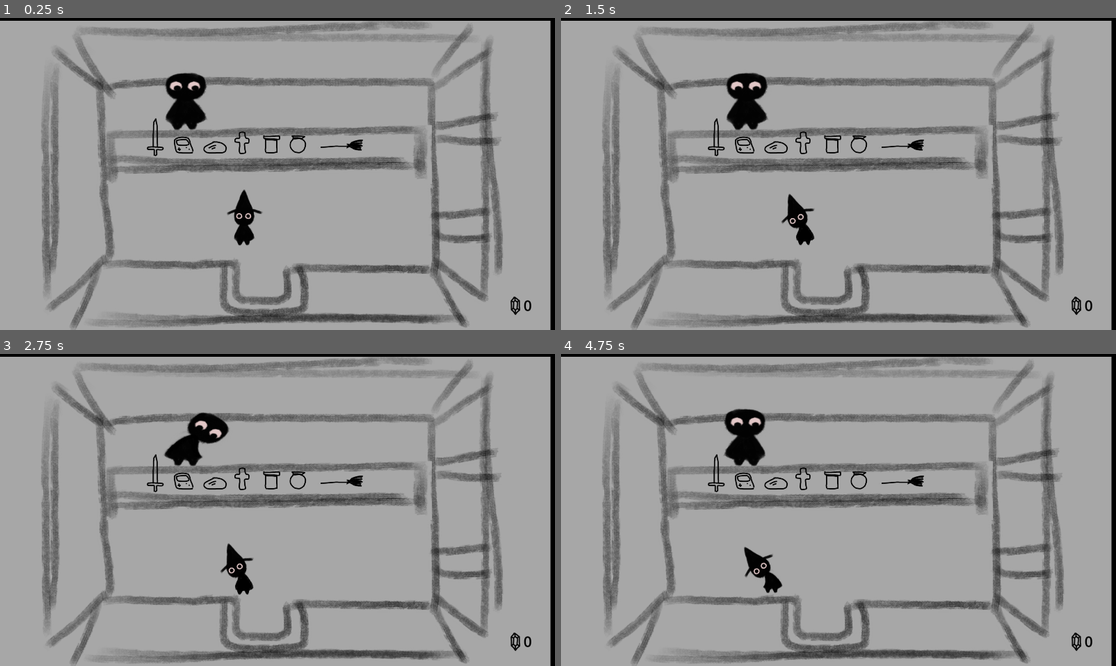
Above: before the commit, frames 1-4 (two rows, left to right).
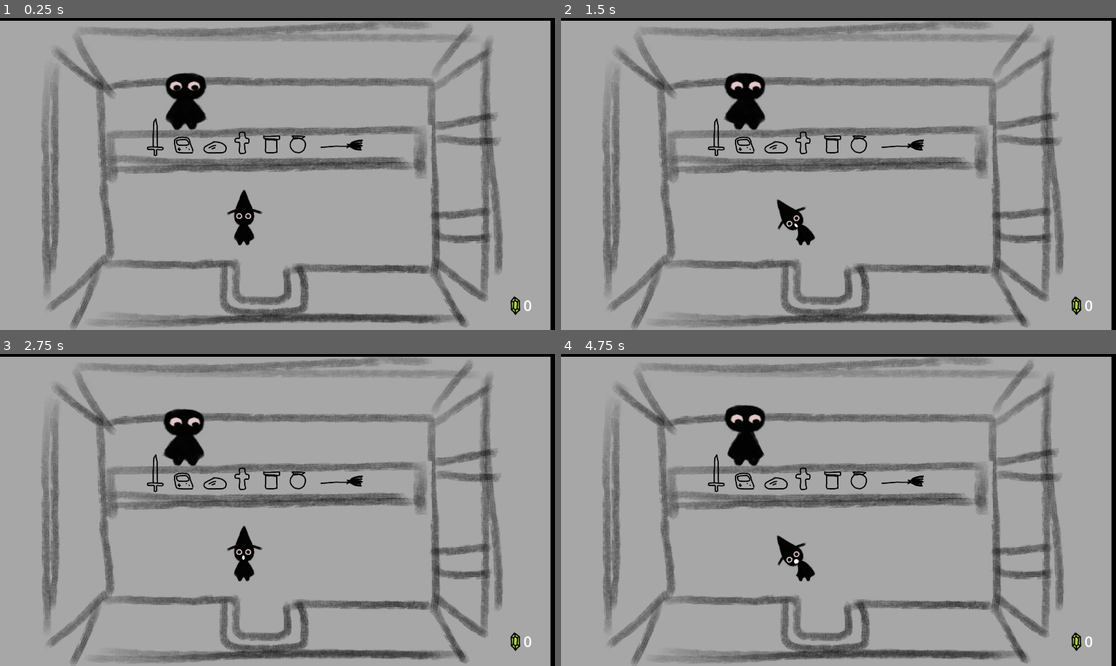
Above: after the commit, the same moments.

Repository: 9908/Emoting
Game: Godot game, scene res://scenes/level.tscn
The game is run twice, just before and just after one commit, with the same random seed, the same clock (stepped at 60 frames per second) and the same inputs. This scene is started directly instead of the project's main scene.
Inputs:
- Up to frame 1 (0.25 s): no input
- Up to frame 2 (1.5 s): tap Enter (ui_accept) at 0.5, 0.77, 1.07, 1.25 s; hold Right (ui_right) 0.53-1.28 s; hold Q (speak) 0.53-1.28 s; tap Z (bow, bound only after the commit) at 0.8, 1.35 s; hold Down (ui_down) from 1.28 s (still down)
- Up to frame 3 (2.75 s): tap Enter (ui_accept) at 1.52, 1.55, 1.82 s; release Down (ui_down) at 2.03 s; hold Right (ui_right) from 2.03 s (still down); hold Enter (ui_accept) from 2.03 s (still down); tap Q (speak) at 2.3 s
- Up to frame 4 (4.75 s): release Right (ui_right) at 2.78 s; release Enter (ui_accept) at 2.78 s; hold Up (ui_up) 2.78-3.53 s; tap Q (speak) at 2.85, 4.35 s; tap Enter (ui_accept) at 3.02, 3.32, 3.77, 3.8, 4.07, 4.52 s; tap Z (bow, bound only after the commit) at 3.05 s; hold Z (bow, bound only after the commit) 3.53-4.28 s; hold Left (ui_left) from 3.53 s (still down)

The runs differ from the first frame. In frame 1, less than 0.1% of the frame differs, in the area x 31-96%, y 21-95%; in frame 2, 0.6%; in frame 3, 1.7%, in the area x 29-96%, y 17-95%; in frame 4, 1.4%.
Error before the commit: Invalid call. Nonexistent function 'add_child' in base 'Nil'. (res://scenes/characters/speak.gd:65)
Error after the commit: Invalid access to property or key 'won_game' on a base object of type 'Nil'. (res://scenes/characters/anger_level.gd:12)

Commit message:
Improve clarity of feedback, simplify gameplay

Diff:
--- a/project.godot
+++ b/project.godot
@@ -39,5 +39,12 @@
 speak={
 "deadzone": 0.2,
 "events": [Object(InputEventKey,"resource_local_to_scene":false,"resource_name":"","device":-1,"window_id":0,"alt_press …(191 unchanged characters)…
+, Object(InputEventKey,"resource_local_to_scene":false,"resource_name":"","device":-1,"window_id":0,"alt_pressed":false,"shift_pressed":false,"ctrl_pressed":false,"meta_pressed":false,"pressed":false,"keycode":0,"physical_keycode":65,"key_label":0,"unicode":113,"location":0,"echo":false,"script":null)
 ]
 }
+bow={
+"deadzone": 0.2,
+"events": [Object(InputEventKey,"resource_local_to_scene":false,"resource_name":"","device":-1,"window_id":0,"alt_pressed":false,"shift_pressed":false,"ctrl_pressed":false,"meta_pressed":false,"pressed":false,"keycode":0,"physical_keycode":90,"key_label":0,"unicode":119,"location":0,"echo":false,"script":null)
+, Object(InputEventKey,"resource_local_to_scene":false,"resource_name":"","device":0,"window_id":0,"alt_pressed":false,"shift_pressed":false,"ctrl_pressed":false,"meta_pressed":false,"pressed":false,"keycode":0,"physical_keycode":87,"key_label":0,"unicode":0,"location":0,"echo":false,"script":null)
+]
+}
--- a/scenes/VFX/current_money.gd
+++ b/scenes/VFX/current_money.gd
@@ -2,14 +2,20 @@
 
 @onready var flash_no_money: AnimationPlayer = $FlashNoMoney
 @onready var broom: Node2D = $"../Broom"
+@onready var area_2d: Area2D = $Area2D
+
+
+func broom_price_lowered():
+	if area_2d.overlaps_body(Globals.player):
+		_on_area_2d_body_entered(Globals.player)
 
 
 func _on_area_2d_body_entered(body: Node2D) -> void:
 	if body == Globals.player:
 		broom.show_price()
 		if broom.price == 0.0:
+			Globals.player.get_broom()
 			broom.queue_free()
-			Globals.player.get_broom()
 		else:
 			flash_no_money.play("new_animation")
 
--- a/scenes/characters/anger_level.gd
+++ b/scenes/characters/anger_level.gd
@@ -4,11 +4,13 @@
 @onready var eyes_lid: Sprite2D = $"../Assets/Eyes/EyesLid"
 
 var anger_level: float = 0.0
-var MAX_ANGER_LEVEL: float = 5.0
+var MAX_ANGER_LEVEL: float = 2.0
 var happy: bool = false
 @onready var chill_timer: Timer = $ChillTimer
 
 func add_anger_level():
+	if Globals.main.won_game:
+		return
 	anger_level += 1.0
 	Globals.flash.flash()
 	set_eye_color()
@@ -26,7 +28,7 @@
 	var modu_var = 1.0-anger_level/MAX_ANGER_LEVEL
 	eyes.modulate = Color.RED.lightened(modu_var)
 	eyes.frame = anger_level
-	chill_timer.start(4.5)
+	#chill_timer.start(4.5)
 
 	if anger_level == MAX_ANGER_LEVEL - 1:
 		owner.animation_director.set_about_to_rage(true)
@@ -36,6 +38,7 @@
 
 func set_happy(new_val: bool):
 	if new_val:
+		lower_anger_level()
 		if happy:
 			eyes.frame = 1
 			eyes_lid.hide()
@@ -51,7 +54,7 @@
 		eyes.animation = "default"
 		eyes_lid.show()
 		eyes.position.y = 0
-
+		set_eye_color()
 
 func rage():
 	Globals.main.game_over()
--- a/scenes/characters/character.gd
+++ b/scenes/characters/character.gd
@@ -6,6 +6,7 @@
 @onready var speak: Node2D = $Speak
 @onready var animation_director: Node2D = $AnimationDirector
 @onready var detect_nearby: Area2D = $DetectNearby
+@onready var eyes: AnimatedSprite2D = $Assets/Eyes/Eyes
 
 @export var speed: float = 400.0
 var bump_velocity: Vector2 = Vector2.ZERO
@@ -18,6 +19,8 @@
 
 var target_pos = null
 
+var can_greet_player: bool = false
+var greeting_player: bool = false
 
 func walk_to(new_pos: Node2D):
 	if global_position.distance_squared_to(new_pos.global_position) < 50.0:
--- a/scenes/characters/character_animation_director.gd
+++ b/scenes/characters/character_animation_director.gd
@@ -3,6 +3,7 @@
 @onready var animation_player: AnimationPlayer = $AnimationPlayer
 @onready var assets: Node2D = $"../Assets"
 @onready var mouth: AnimatedSprite2D = $"../Assets/Eyes/Mouth"
+@onready var eyes: AnimatedSprite2D = $"../Assets/Eyes/Eyes"
 
 @onready var vibrate: AnimationPlayer = $Vibrate
 
--- a/scenes/characters/customer.gd
+++ b/scenes/characters/customer.gd
@@ -1,7 +1,5 @@
 extends Chara
 
-var can_greet_player: bool = false
-var greeting_player: bool = false
 var cancel_walk_routine: bool = false
 @onready var debug: Sprite2D = $Debug
 var has_talked_to_shopkeeper: bool = false
--- a/scenes/characters/customer.tscn
+++ b/scenes/characters/customer.tscn
@@ -48,9 +48,9 @@
 }]
 
 [sub_resource type="CapsuleShape2D" id="CapsuleShape2D_6k51k"]
-height = 108.0
+height = 40.0
 
-[node name="Customer" instance=ExtResource("1_mxs21")]
+[node name="Customer" groups=["customer"] instance=ExtResource("1_mxs21")]
 collision_layer = 0
 script = ExtResource("2_1xkll")
 
@@ -71,7 +71,7 @@
 [node name="CustomerArea" type="Area2D" parent="." index="10" groups=["customer"]]
 
 [node name="CollisionShape2D" type="CollisionShape2D" parent="CustomerArea" index="0"]
-position = Vector2(0, -58)
+position = Vector2(0, -7)
 shape = SubResource("CapsuleShape2D_6k51k")
 
 [connection signal="timeout" from="AngerLevel/ChillTimer" to="AngerLevel" method="_on_chill_timer_timeout"]
--- a/scenes/characters/player.gd
+++ b/scenes/characters/player.gd
@@ -29,13 +29,11 @@
 	move_and_slide()
 
 
-	if Input.is_action_pressed("ui_accept"):
+	if Input.is_action_pressed("bow"):
 		animation_director.bow()
 
-	if Input.is_action_pressed("speak"):
-		speak.start_speak()
-	else:
-		speak.stop_speak()
+	if Input.is_action_just_pressed("speak"):
+		speak.start_speak(1.5)
 
 
 func get_broom():
@@ -47,3 +45,4 @@
 	await get_tree().create_timer(3.0).timeout
 	Globals.fade.fade(0.0, 1.0, Color.WHITE)
 	Globals.main.game_win.show()
+	Globals.main.won_game = true
--- a/scenes/characters/shop_keeper.gd
+++ b/scenes/characters/shop_keeper.gd
@@ -9,6 +9,7 @@
 	Globals.shop_keeper = self
 	Globals.player.start_speaking.connect(player_interrupted_discussion)
 	Globals.player.bumped.connect(player_interrupted_discussion)
+	can_greet_player = true
 
 
 func bumped_by(body):
@@ -18,22 +19,24 @@
 
 func _physics_process(delta):
 	super(delta)
-	if Globals.customers.get_child_count() > 0:
-		tick_timer -= delta
-		if tick_timer < 0:
-			tick_timer = randf_range(.5, 1.2)
-			var closest_customer = null
-			var closest_distance = 999999
-			for customer in Globals.customers.get_children():
-				if customer.position.y < closest_distance:
-					closest_distance = customer.position.y
-					closest_customer = customer
-			Globals.shop_keeper_target.global_position.x = closest_customer.global_position.x
-			walk_to(Globals.shop_keeper_target)
-			lookat.set_target(closest_customer)
-	else:
-		lookat.set_target(Globals.player)
-
+	tick_timer -= delta
+	if tick_timer < 0:
+		tick_timer = randf_range(.5, 1.2)
+		if Globals.customers.get_child_count() > 0:
+				var closest_customer = null
+				var closest_distance = 999999
+				for customer in Globals.customers.get_children():
+					if customer.position.y < closest_distance:
+						closest_distance = customer.position.y
+						closest_customer = customer
+				Globals.shop_keeper_target.global_position.x = closest_customer.global_position.x
+				walk_to(Globals.shop_keeper_target)
+				lookat.set_target(closest_customer)
+		else:
+			lookat.set_target(Globals.player)
+			if not can_greet_player:
+				Globals.shop_keeper_target.global_position.x = Globals.player.global_position.x
+				walk_to(Globals.shop_keeper_target)
 
 # Discussion customer-shopkeeper
 func _on_customer_detector_area_entered(area: Area2D) -> void:
@@ -48,13 +51,16 @@
 			body.stop()
 			body.lookat.look_up()
 			lookat.look_down()
+			body.animation_director.bow()
 			get_tree().create_tween().tween_property(body, "position:y", body.position.y - 30.0, 1.0)
-			await get_tree().create_timer(1.5).timeout
+			await get_tree().create_timer(0.5).timeout
+			animation_director.bow()
+			await get_tree().create_timer(1.0).timeout
 			if not is_talking_to_customer: return
 			body.speak.start_speak(1.5)
 			await get_tree().create_timer(2.5).timeout
 			if not is_talking_to_customer: return
-			speak.start_speak(1.5, false)
+			speak.start_speak(1.5, false, true)
 			await get_tree().create_timer(2.5).timeout
 			if not is_talking_to_customer: return
 			body.speak.start_speak(1.5)
@@ -68,7 +74,7 @@
 	if not is_talking_to_customer:
 		return
 	is_talking_to_customer = false
-	current_customer_discussion.speak.interrupted()
+	current_customer_discussion.speak.break_bubbles()
 	speak.interrupted()
 	current_customer_discussion.lookat.locked_look = false
 	lookat.locked_look = false
@@ -76,3 +82,14 @@
 	lookat.set_target(Globals.player)
 	await get_tree().create_timer(1.5).timeout
 	Globals.customer_manager.resume_walk(current_customer_discussion)
+
+
+
+
+func _on_detect_nearby_body_entered(body: Node2D) -> void:
+	if body.is_in_group("chara"):
+		lookat.set_target(body)
+
+	if body == Globals.player and can_greet_player:
+		Globals.discussion_manager.customers.greet_player(self)
+		Globals.player.lookat.set_target(self)
--- a/scenes/characters/speak.gd
+++ b/scenes/characters/speak.gd
@@ -9,10 +9,13 @@
 var color_speak: Color = Color.WHITE
 var current_color_speak = color_speak
 
-func start_speak(speach_time: float = 0.0, emit_signal: bool = true):
+func start_speak(speach_time: float = 0.0, emit_signal: bool = true, ignore_color: bool = false):
 	if speaking:
 		return
-	current_color_speak = color_speak
+	if ignore_color:
+		current_color_speak = Color.WHITE
+	else:
+		current_color_speak = color_speak
 	owner.animation_director.mouth.show()
 	timer_bubble.start(0.1)
 	speaking = true
@@ -44,13 +47,17 @@
 
 	if owner.is_in_group("shop_keeper"):
 		owner.anger_level.set_happy(false)
+		owner.lookat.set_target(Globals.player)
 		Globals.discussion_manager.discussion_streak = 0
 		Globals.discussion_manager.reset_color()
 		#await get_tree().create_timer(.1).timeout
 		#color_speak = Color.RED
 		#stop_speak()
 		#start_speak(1.5, false)
+	break_bubbles()
 
+
+func break_bubbles():
 	for bubble in bubbles:
 		if not bubble == null:
 			bubble.pop()
@@ -59,7 +66,7 @@
 
 func _on_timer_bubble_timeout() -> void:
 	if speaking:
-		timer_bubble.start(randf_range(0.15, .75))
+		timer_bubble.start(randf_range(0.1, .2))
 		var new_bubble = bubble_scn.instantiate()
 		new_bubble.modulate = current_color_speak
 		Globals.main.add_child(new_bubble)
--- a/scenes/customer_manager.gd
+++ b/scenes/customer_manager.gd
@@ -16,10 +16,10 @@
 func start():
 	while true:
 		pop_customer()
-		var waiting_time = randf_range(11.0, 16.0)
+		var waiting_time = 11.0
 		if customer_number_before_break == 0:
-			customer_number_before_break = 3
-			waiting_time = 60.0
+			customer_number_before_break = 1
+			waiting_time = 45.0
 		await get_tree().create_timer(waiting_time).timeout
 
 
@@ -40,7 +40,7 @@
 
 func walk_routine(new_customer):
 	new_customer.lookat.look_ahead = true
-	for i in range(0, randi_range(2,5)):
+	for i in 3:
 		if new_customer.cancel_walk_routine: return
 		#print("WALK --- A " + str(i))
 		var new_position = customer_positions.get_child(randi_range(0,customer_positions.get_child_count()-1))
@@ -50,7 +50,7 @@
 
 		await new_customer.reached_target
 		if new_customer.cancel_walk_routine: return
-		await get_tree().create_timer(randf_range(1.0,3.2)).timeout
+		await get_tree().create_timer(2.0).timeout
 
 	if new_customer.cancel_walk_routine: return
 	#print("WALK --- B ")
@@ -59,7 +59,7 @@
 	await new_customer.reached_target
 	if new_customer.cancel_walk_routine: return
 
-	await get_tree().create_timer(randf_range(1.0,1.5)).timeout
+	await get_tree().create_timer(1.0).timeout
 	if new_customer.cancel_walk_routine: return
 
 	#print("WALK --- C ")
@@ -78,35 +78,51 @@
 
 func greet_player(customer):
 	customer.greeting_player = true
-	cancel_walk_routine(customer)
+	if customer.is_in_group("customer"):
+		cancel_walk_routine(customer)
 	customer.lookat.start_face(Globals.player)
 	customer.animation_director.bow_start()
 	customer.stop()
-	customer.speak.start_speak(randf_range(2.0, 4.0))
+	#customer.speak.start_speak(randf_range(2.0, 4.0))
 	start_fail_timer(customer)
 	player_bowed = false
 
 	await Globals.player.bowed
+	await get_tree().create_timer(1.0).timeout
 	if is_instance_valid(customer):
 		if customer.greeting_player:
 			player_bowed = true
+			customer.eyes.animation = "happy"
+			customer.eyes.frame = 1
+			customer.eyes_lid.hide()
 			resume_walk(customer)
+			if customer == Globals.shop_keeper:
+				Globals.shop_keeper.can_greet_player = false
 
 
 func start_fail_timer(customer):
 	await get_tree().create_timer(3.25).timeout
 	if not player_bowed:
 		Globals.shop_keeper.speak.interrupted()
-		customer.speak.interrupted()
+		#customer.speak.interrupted()
 		resume_walk(customer)
+		if customer == Globals.shop_keeper:
+			await get_tree().create_timer(2.0).timeout
+			if not customer.greeting_player:
+				greet_player(Globals.shop_keeper)
 
 
 func resume_walk(customer):
 	customer.animation_director.bow_end()
 	customer.greeting_player = false
-	customer.can_greet_player = false
-	customer.lookat.stop_face()
-	customer.lookat.look_ahead = true
-	await get_tree().create_timer(2.0).timeout
-	customer.cancel_walk_routine = false
-	walk_routine(customer)
+	if customer.is_in_group("customer"):
+		customer.can_greet_player = false
+		customer.lookat.stop_face()
+		customer.lookat.look_ahead = true
+	await get_tree().create_timer(1.0).timeout
+	customer.eyes.animation = "default"
+	customer.eyes_lid.show()
+	await get_tree().create_timer(1.0).timeout
+	if customer.is_in_group("customer"):
+		customer.cancel_walk_routine = false
+		walk_routine(customer)
--- a/scenes/dialogue_manager.gd
+++ b/scenes/dialogue_manager.gd
@@ -4,6 +4,8 @@
 @onready var shop_keeper: CharacterBody2D = $ShopKeeper
 @onready var broom: Node2D = $"../Broom"
 @onready var customers: Node2D = $"../Customers"
+@onready var current_money: Node2D = $"../CurrentMoney"
+@onready var label: Label = $Label
 
 var dialoguing: bool = false
 var has_bowed: bool = false
@@ -18,9 +20,12 @@
 	shop_keeper.start_speaking.connect(shopkeeper_start_speak)
 	shop_keeper.stop_speaking.connect(shopkeeper_stop_speak)
 
+func _process(delta: float) -> void:
+	label.text = str(discussion_streak)
+
 
 func player_start_speak():
-	if not has_bowed:
+	if Globals.shop_keeper.can_greet_player and not Globals.shop_keeper.greeting_player:
 		shop_keeper.speak.interrupted()
 		return
 
@@ -38,39 +43,42 @@
 
 
 func player_stop_speak():
-	await get_tree().create_timer(randf_range(1.2, 2.5)).timeout
-	if not player.speak.speaking and customers.customers_list.get_child_count() == 0:
-		dialoguing = true
-		shop_keeper.speak.start_speak(randf_range(2.0, 4.0))
+	if not Globals.shop_keeper.can_greet_player:
+		await get_tree().create_timer(randf_range(1.2, 2.5)).timeout
+		if not player.speak.speaking and customers.customers_list.get_child_count() == 0:
+			dialoguing = true
+			shop_keeper.speak.start_speak(randf_range(2.0, 4.0))
 
 
 func lower_price():
 	broom.show_price(true)
 	await get_tree().create_timer(1.0).timeout
 	broom.set_price(0.0)
+	current_money.broom_price_lowered()
 
 
 func player_bowed():
 	if not has_bowed:
 		has_bowed = true
-		await get_tree().create_timer(randf_range(1.2, 2.5)).timeout
+		#await get_tree().create_timer(randf_range(1.2, 2.5)).timeout
 		shop_keeper.lookat.start_face(player)
-		shop_keeper.animation_director.bow()
+		#shop_keeper.animation_director.bow()
 	shop_keeper.anger_level.lower_anger_level()
 
 
 func shopkeeper_start_speak():
-	discussion_streak += 1
-	set_speak_color(Color.GREEN_YELLOW.lightened(1.0-(discussion_streak)/3.0))
-	if discussion_streak > 2:
+	if not Globals.shop_keeper.can_greet_player:
+		discussion_streak += 1
+		set_speak_color(Color.GREEN_YELLOW.lightened(1.0-(discussion_streak)/2.0))
+
+	if discussion_streak >= 2:
 		shop_keeper.anger_level.set_happy(true)
 		if not started_customers:
 			started_customers = true
 			await get_tree().create_timer(2.0).timeout
-			discussion_streak = 0
 			customers.start()
-			shop_keeper.anger_level.set_happy(false)
-	if discussion_streak == 4:
+
+	if discussion_streak == 3:
 		lower_price()
 
 
--- a/scenes/items/Item.tscn
+++ b/scenes/items/Item.tscn
@@ -1,8 +1,9 @@
-[gd_scene load_steps=7 format=3 uid="uid://cfkjt0m48xmkv"]
+[gd_scene load_steps=8 format=3 uid="uid://cfkjt0m48xmkv"]
 
 [ext_resource type="Texture2D" uid="uid://iyxr6avyh384" path="res://assets/items.png" id="1_5uh1b"]
 [ext_resource type="Script" uid="uid://ds61owsdudbuf" path="res://scenes/items/item.gd" id="1_iw0db"]
 [ext_resource type="Texture2D" uid="uid://bo51yxmmko4kq" path="res://assets/player_mouth1.png" id="3_we3um"]
+[ext_resource type="Texture2D" uid="uid://dwyg2puo2b1xn" path="res://assets/player_mouth3.png" id="3_ycbtm"]
 
 [sub_resource type="Curve" id="Curve_we3um"]
 _data = [Vector2(0, 1), 0.0, 0.0, 0, 0, Vector2(0.588235, 1), 0.0, 0.0, 0, 0, Vector2(1, 0), 0.0, 0.0, 0, 0]
@@ -37,6 +38,7 @@
 region_rect = Rect2(682.5, 11.5, 83, 197)
 
 [node name="Price" type="Node2D" parent="."]
+position = Vector2(-21, 36)
 
 [node name="Ruby" type="Sprite2D" parent="Price"]
 position = Vector2(18, -69.9516)
@@ -44,6 +46,13 @@
 texture = ExtResource("1_5uh1b")
 region_enabled = true
 region_rect = Rect2(9.5, 90.5, 62, 92)
+
+[node name="PlayerMouth3" type="Sprite2D" parent="Price/Ruby"]
+modulate = Color(0.678431, 0.858824, 0.184314, 1)
+z_index = -1
+position = Vector2(7.65432, 9.11109)
+scale = Vector2(3.21875, 3.26724)
+texture = ExtResource("3_ycbtm")
 
 [node name="Label" type="Label" parent="Price"]
 modulate = Color(0, 0, 0, 1)
--- a/scenes/level.tscn
+++ b/scenes/level.tscn
@@ -9,6 +9,7 @@
 [ext_resource type="Texture2D" uid="uid://iyxr6avyh384" path="res://assets/items.png" id="6_2r41h"]
 [ext_resource type="Script" uid="uid://be77yqt7drkv5" path="res://scenes/VFX/current_money.gd" id="6_klq6b"]
 [ext_resource type="Script" uid="uid://c7c0aa8t8uulu" path="res://scenes/customer_manager.gd" id="8_8c41q"]
+[ext_resource type="Texture2D" uid="uid://dwyg2puo2b1xn" path="res://assets/player_mouth3.png" id="10_olg7q"]
 
 [sub_resource type="RectangleShape2D" id="RectangleShape2D_o5qli"]
 size = Vector2(59, 1090)
@@ -37,7 +38,7 @@
 "times": PackedFloat32Array(0),
 "transitions": PackedFloat32Array(1),
 "update": 0,
-"values": [Color(0, 0, 0, 1)]
+"values": [Color(1, 1, 1, 1)]
 }
 tracks/1/type = "value"
 tracks/1/imported = false
@@ -62,10 +63,10 @@
 tracks/0/interp = 1
 tracks/0/loop_wrap = true
 tracks/0/keys = {
-"times": PackedFloat32Array(0, 0.366667, 0.6, 1),
+"times": PackedFloat32Array(0.0333333, 0.366667, 0.6, 1),
 "transitions": PackedFloat32Array(1, 1, 1, 1),
 "update": 0,
-"values": [Color(0, 0, 0, 1), Color(1, 0, 0, 1), Color(1, 0, 0, 1), Color(0, 0, 0, 1)]
+"values": [Color(1, 1, 1, 1), Color(1, 0, 0, 1), Color(1, 0, 0, 1), Color(1, 1, 1, 1)]
 }
 tracks/1/type = "value"
 tracks/1/imported = false
@@ -87,7 +88,7 @@
 }
 
 [sub_resource type="RectangleShape2D" id="RectangleShape2D_2r41h"]
-size = Vector2(346, 232)
+size = Vector2(407, 299)
 
 [node name="Level" type="Node2D"]
 y_sort_enabled = true
@@ -211,9 +212,19 @@
 
 [node name="Player" parent="DialogueManager" instance=ExtResource("3_klq6b")]
 position = Vector2(842, 788)
+can_be_controlled = false
 
 [node name="ShopKeeper" parent="DialogueManager" instance=ExtResource("4_b121j")]
 position = Vector2(639, 389)
+
+[node name="Label" type="Label" parent="DialogueManager"]
+visible = false
+offset_left = 23.0
+offset_top = 29.0
+offset_right = 74.0
+offset_bottom = 52.0
+theme_override_font_sizes/font_size = 50
+text = "HELLO"
 
 [node name="ShopKeeperTarget" type="Marker2D" parent="."]
 position = Vector2(640, 390)
@@ -227,7 +238,6 @@
 script = ExtResource("6_klq6b")
 
 [node name="Label" type="Label" parent="CurrentMoney"]
-modulate = Color(0, 0, 0, 1)
 offset_left = 1809.0
 offset_top = 959.5
 offset_right = 1849.0
@@ -242,6 +252,13 @@
 region_enabled = true
 region_rect = Rect2(12.5, 97.5, 68, 95)
 
+[node name="PlayerMouth3" type="Sprite2D" parent="CurrentMoney/Label/Items"]
+modulate = Color(0.678431, 0.858824, 0.184314, 1)
+z_index = -1
+position = Vector2(2.00005, -1.50002)
+scale = Vector2(3.21875, 3.26724)
+texture = ExtResource("10_olg7q")
+
 [node name="FlashNoMoney" type="AnimationPlayer" parent="CurrentMoney"]
 libraries = {
 &"": SubResource("AnimationLibrary_b121j")
@@ -251,7 +268,7 @@
 position = Vector2(1232, 521)
 
 [node name="CollisionShape2D" type="CollisionShape2D" parent="CurrentMoney/Area2D"]
-position = Vector2(-40, -57)
+position = Vector2(-47, -18)
 shape = SubResource("RectangleShape2D_2r41h")
 
 [node name="Customers" type="Node2D" parent="."]
@@ -266,20 +283,20 @@
 
 [node name="CustomerPositions" type="Node2D" parent="Customers"]
 
-[node name="Pos" type="Marker2D" parent="Customers/CustomerPositions"]
-position = Vector2(904, 611)
-
 [node name="Pos2" type="Marker2D" parent="Customers/CustomerPositions"]
-position = Vector2(413, 608)
+position = Vector2(412, 592)
+
+[node name="Pos6" type="Marker2D" parent="Customers/CustomerPositions"]
+position = Vector2(903, 592)
+
+[node name="Pos7" type="Marker2D" parent="Customers/CustomerPositions"]
+position = Vector2(1248, 592)
 
 [node name="Pos3" type="Marker2D" parent="Customers/CustomerPositions"]
 position = Vector2(413, 800)
 
 [node name="Pos4" type="Marker2D" parent="Customers/CustomerPositions"]
 position = Vector2(1394, 800)
-
-[node name="Pos5" type="Marker2D" parent="Customers/CustomerPositions"]
-position = Vector2(1248, 631)
 
 [node name="CustomersList" type="Node2D" parent="Customers"]
 y_sort_enabled = true
--- a/scenes/main.gd
+++ b/scenes/main.gd
@@ -9,6 +9,7 @@
 
 var level_in
 var gameover_in
+var won_game: bool = false
 
 func _ready() -> void:
 	Globals.main = self
@@ -36,16 +37,21 @@
 	await get_tree().create_timer(3.5).timeout
 	controls_label.hide()
 	Globals.fade.fade(0, 1.0)
+	Globals.player.can_be_controlled = true
 
 
 func game_over():
 	if not Globals.player.can_be_controlled:
 		return
+
 	Globals.player.can_be_controlled = false
+	get_tree().create_tween().tween_property(Globals.shop_keeper, "global_position", Globals.player.global_position, 0.5)
+	await get_tree().create_timer(0.5).timeout
 	gameover_in = gameover.instantiate()
 	add_child(gameover_in)
 	await get_tree().create_timer(0.1).timeout
-	level_in.queue_free()
+	if is_instance_valid(level_in):
+		level_in.queue_free()
 	await get_tree().create_timer(2.5).timeout
 	Globals.fade.fade(1, 1.0)
 	await get_tree().create_timer(1.0).timeout
@@ -53,6 +59,7 @@
 	gameover_in.queue_free()
 	level_in = level.instantiate()
 	add_child(level_in)
-	await get_tree().create_timer(2.5).timeout
+	await get_tree().create_timer(1.8).timeout
 	Globals.fade.fade(0, 1.0)
 	controls_label.hide()
+	Globals.player.can_be_controlled = true
--- a/scenes/main.tscn
+++ b/scenes/main.tscn
@@ -419,8 +419,8 @@
 offset_bottom = 605.0
 theme_override_font_sizes/font_size = 50
 text = "Arrow Keys
-Hold A
-Space"
+Q
+W"
 
 [node name="Controls_Label2" type="Label" parent="Fg/Controls_Label"]
 layout_mode = 0
Not shown: 1 places in scenes/level.tscn that only renumber resources
